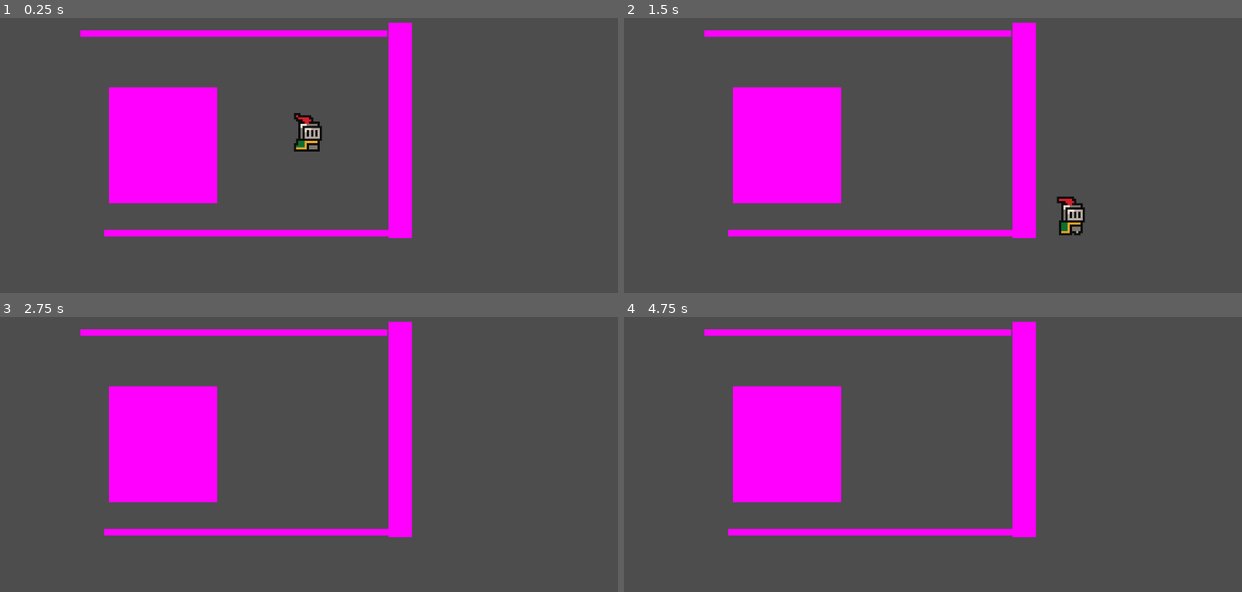
Above: before the commit, frames 1-4 (two rows, left to right).
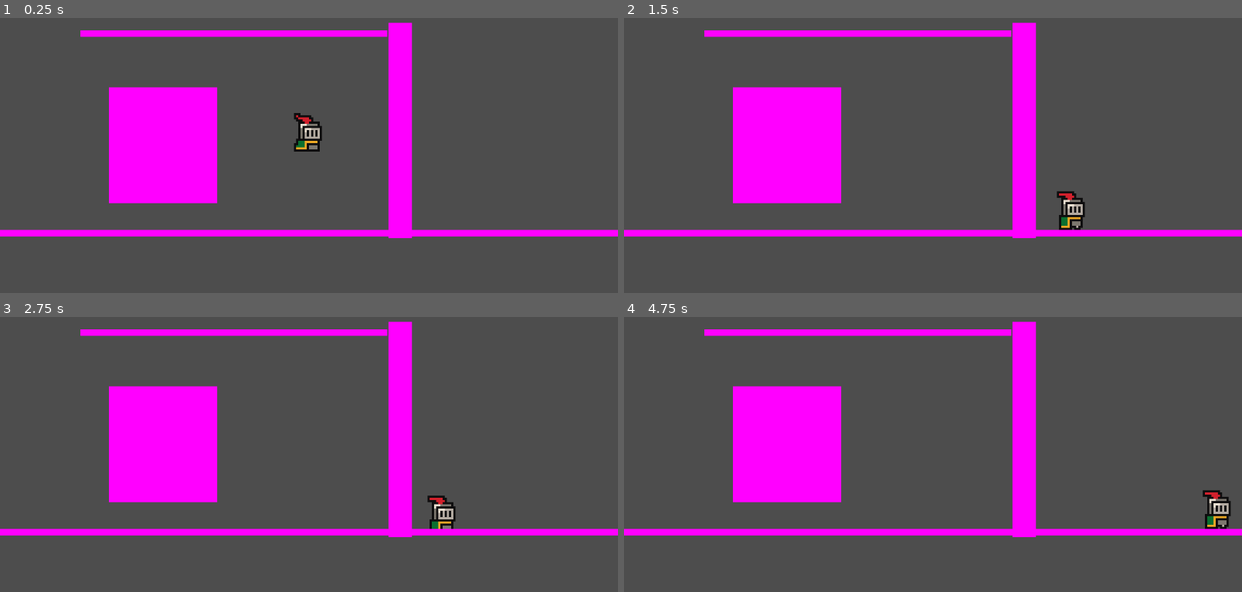
Above: after the commit, the same moments.

Repository: GDYUClub/term-project-w25
Game: Godot game, scene res://scenes/game.tscn
Two runs of this game, one before a commit and one after it. Both use one fixed random seed, a clock stepped at 60 frames per second and the inputs below.
Inputs:
- Up to frame 1 (0.25 s): no input
- Up to frame 2 (1.5 s): tap Enter (ui_accept) at 0.5, 0.77 s; hold Right (ui_right) from 0.53 s (still down); tap C (crouch) at 0.6, 1.35 s
- Up to frame 3 (2.75 s): tap Enter (ui_accept) at 1.52 s; release Right (ui_right) at 2.03 s; hold Left (ui_left) from 2.03 s (still down); tap C (crouch) at 2.1 s
- Up to frame 4 (4.75 s): release Left (ui_left) at 2.78 s; hold Right (ui_right) 2.78-4.28 s; tap C (crouch) at 2.85, 3.6, 4.35 s; tap Enter (ui_accept) at 3.02, 3.77, 4.25, 4.52 s; hold Left (ui_left) from 4.28 s (still down)

The runs differ from the first frame. In frame 1, 1.3% of the frame differs, in the area x 0-100%, y 76-80%; in frame 2, 1.6%; in frame 3, 1.7%; in frame 4, 1.8%, in the area x 0-100%, y 62-80%.

Commit message:
Updated game scene

Diff:
--- a/scenes/game.tscn
+++ b/scenes/game.tscn
@@ -15,6 +15,10 @@
 
 [node name="Node2D" type="Node2D"]
 
+[node name="Camera2D" type="Camera2D" parent="."]
+position = Vector2(241, 222)
+zoom = Vector2(4, 4)
+
 [node name="Area2D" parent="." instance=ExtResource("3_fp6t4")]
 position = Vector2(275, 262)
 
@@ -22,12 +26,9 @@
 position = Vector2(241, 222)
 script = ExtResource("2_j4l4x")
 
-[node name="Camera2D" type="Camera2D" parent="."]
-position = Vector2(241, 222)
-zoom = Vector2(4, 4)
-
 [node name="StaticBody2D2" type="StaticBody2D" parent="."]
 position = Vector2(214, 259)
+scale = Vector2(2.6, 1)
 
 [node name="CollisionShape2D" type="CollisionShape2D" parent="StaticBody2D2"]
 position = Vector2(4.5, 1)
